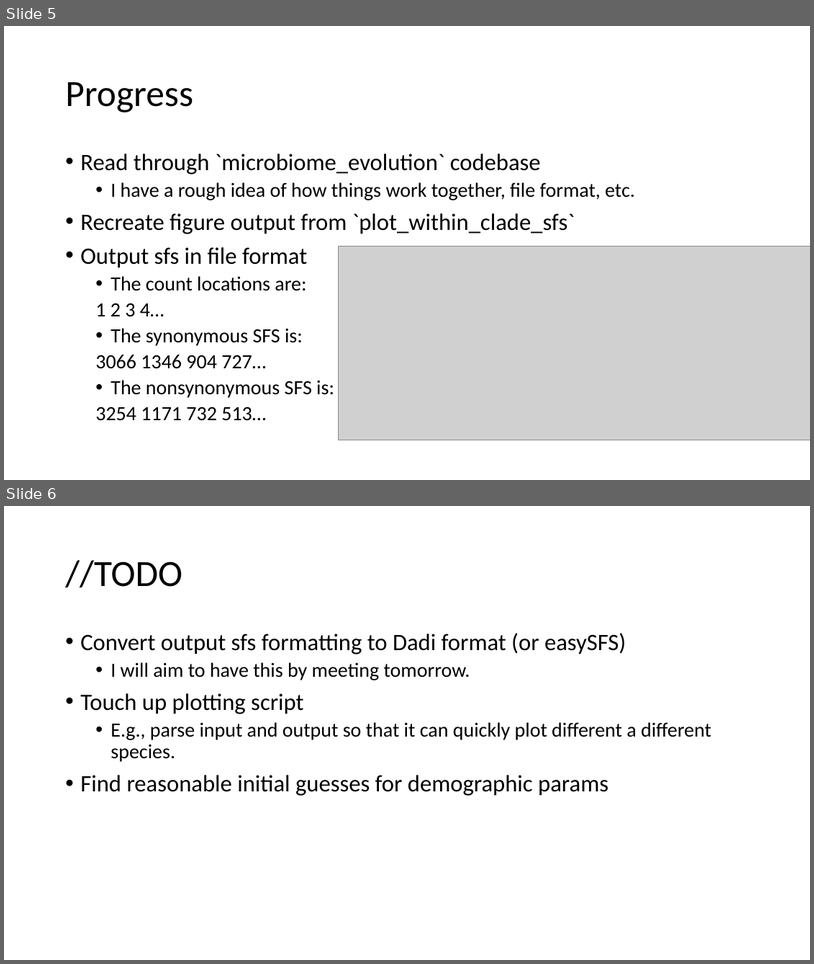
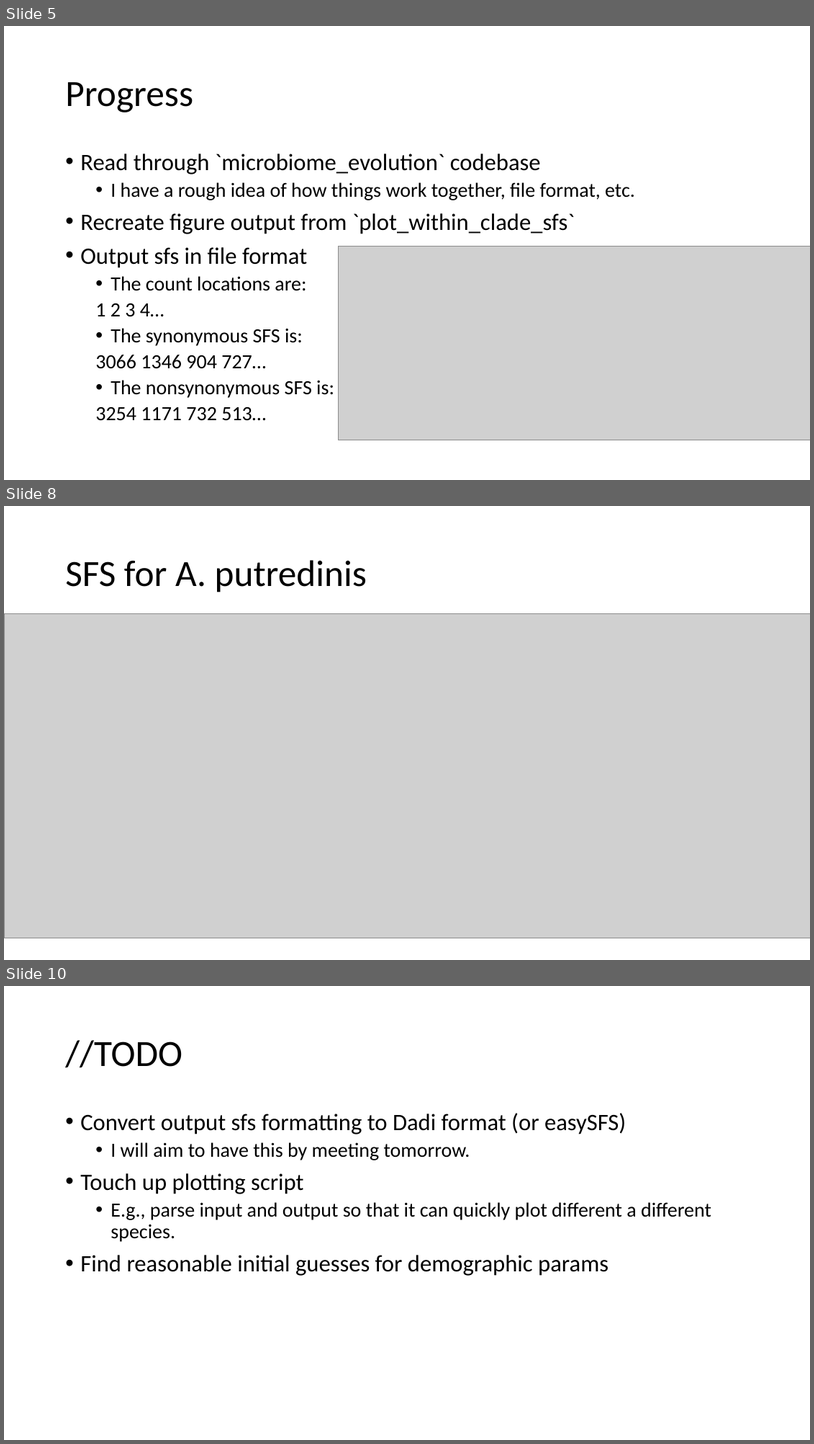
Before and after one commit to jon-mah/demo_for_ccgb, a slide deck: Summary/20210111_demo_for_ccgb_rotation_update.pptx. Shown one above the other, each under a label of ours: slides 5 and 6 before the commit, slides 5, 8 and 10 after it; the slides between them are not shown. The pictures are 814x964 and 814x1444 pixels, drawn with LibreOffice and Linux fonts; fonts in the diff are those of the drawing; grey boxes stand for pictures. Boxes give left, top, right and bottom in pixels: in the first picture for what was removed or moved away, otherwise in the second. Text is boxed around its words. In the diff, an @@ line names an element or a change of style, - is before the commit and + after.

```diff
--- a/Summary/20210111_demo_for_ccgb_rotation_update.pptx
+++ b/Summary/20210111_demo_for_ccgb_rotation_update.pptx
@@ slide 8 added at [4,506,810,960], background #FFFFFF @@
@@ title added at [65,560,367,592], 44 pt, text #000000 @@
+SFS for A. putredinis
@@ picture added at [4,614,810,938] @@
@@ what was slide 6 is now slide 10 @@
```
Also in this commit, not shown: 3 other slides added.
